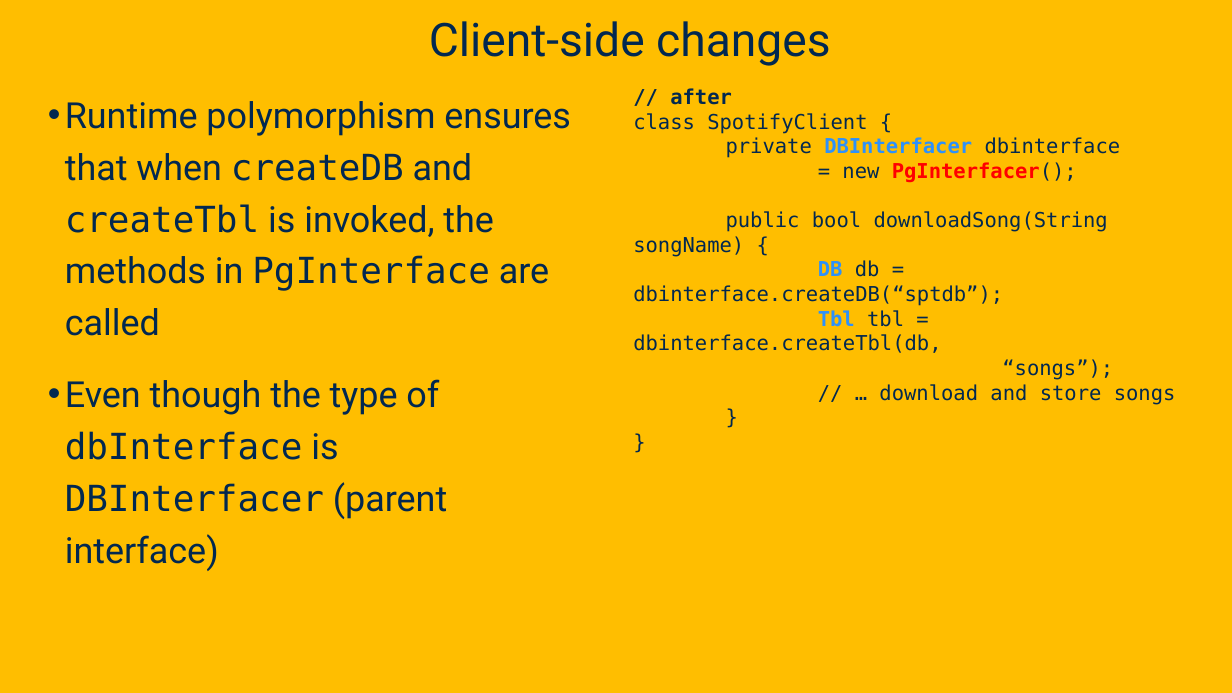
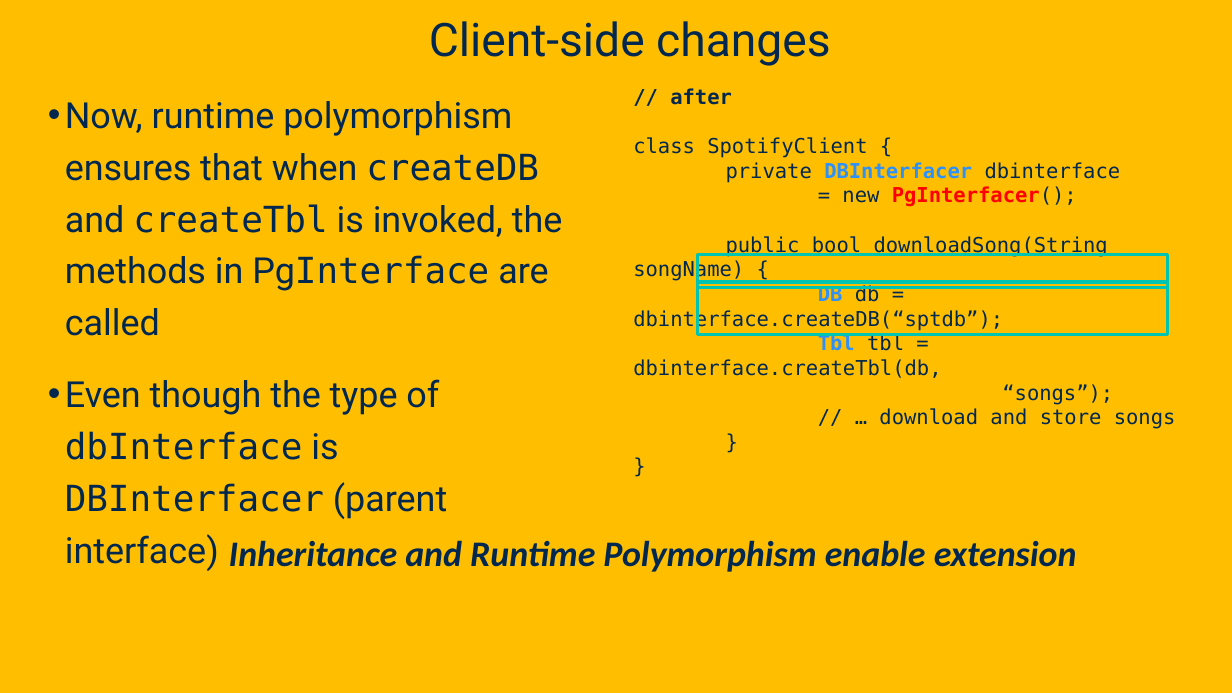
Before and after one commit to davsec-teaching/ecs160-f25, a slide deck: slide 31 of slides/2_oo_background.pptx (slide 29 before the commit). Drawn at 1232x693 pixels with LibreOffice and Linux fonts; fonts in the diff are those of the drawing; background and template pictures are left out. Boxes give left, top, right and bottom in pixels: in the first picture for what was removed or moved away, otherwise in the second. Text is boxed around its words. In the diff, an @@ line names an element or a change of style, - is before the commit and + after.

```diff
--- a/slides/2_oo_background.pptx
+++ b/slides/2_oo_background.pptx
@@ text "// after" rewrapped from [633,88,1176,405] to [633,88,1176,429] @@
@@ text at [65,101,563,336]: text changed @@
-• Runtime polymorphism ensures that when createDB and createTbl is invoked, the methods in PgInterface are called
+• Now, runtime polymorphism ensures that when createDB and createTbl is invoked, the methods in PgInterface are called
@@ rectangle added at [698,255,1167,288], outline #00C4B2 2.5 pt @@
@@ rectangle added at [698,282,1167,335], outline #00C4B2 2.5 pt @@
@@ text added at [229,540,1077,572], 28 pt, text #022850, bold, italic @@
+Inheritance and Runtime Polymorphism enable extension
```
Also in this commit, not shown: 18 other slides changed, 2 slides added.
